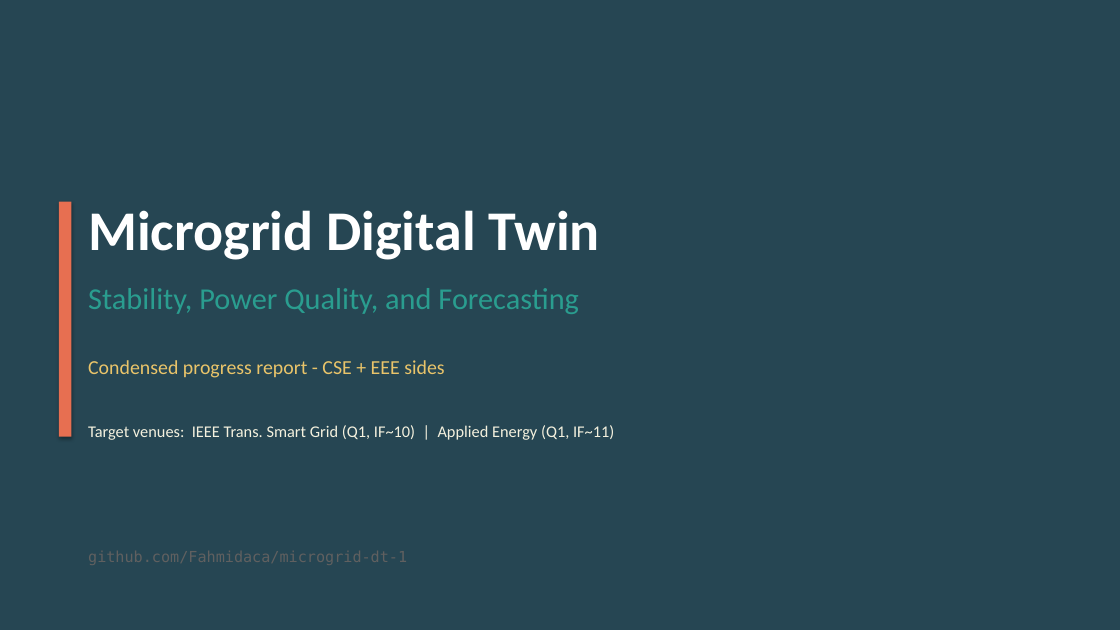
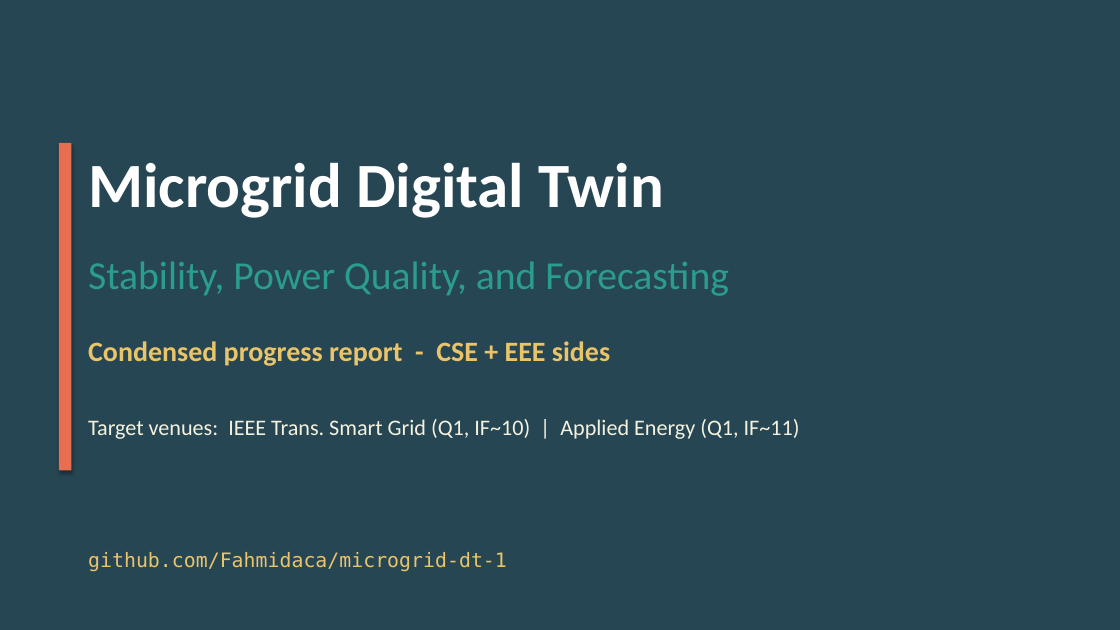
Before and after one commit to Fahmidaca/microgrid-dt, a slide deck: slide 1 of presentation/microgrid_paper_progress_short.pptx. Drawn at 1120x630 pixels with LibreOffice and Linux fonts; fonts in the diff are those of the drawing. Boxes give left, top, right and bottom in pixels: in the first picture for what was removed or moved away, otherwise in the second. Text is boxed around its words. In the diff, an @@ line names an element or a change of style, - is before the commit and + after.

```diff
--- a/presentation/microgrid_paper_progress_short.pptx
+++ b/presentation/microgrid_paper_progress_short.pptx
@@ rectangle: place and size @@
-rectangle at bbox=[59, 202, 71, 437]
+rectangle at bbox=[59, 143, 71, 471]
@@ text "Microgrid Digital Twin": place and size @@
-text "Microgrid Digital Twin" at bbox=[88, 210, 600, 260]
+text "Microgrid Digital Twin" at bbox=[88, 162, 663, 218]
@@ text "Microgrid Digital Twin" at bbox=[88, 162, 663, 218]: size 48 to 54 pt @@
@@ text "Stability, Power Quality, and Forecasting": place and size @@
-text "Stability, Power Quality, and Forecasting" at bbox=[88, 288, 579, 314]
+text "Stability, Power Quality, and Forecasting" at bbox=[88, 261, 728, 296]
@@ text "Stability, Power Quality, and Forecasting" at bbox=[88, 261, 728, 296]: size 26 to 34 pt @@
@@ text "Condensed progress report - CSE ...": place and size @@
-text "Condensed progress report - CSE ..." at bbox=[88, 360, 444, 378]
+text "Condensed progress report - CSE ..." at bbox=[88, 341, 610, 366]
@@ text "Condensed progress report - CSE ..." at bbox=[88, 341, 610, 366]: size 17 to 24 pt, bold on @@
@@ text "Target venues: IEEE Trans. Smart ..." at bbox=[88, 419, 800, 439]: size 14 to 19 pt @@
@@ text added at bbox=[88, 552, 507, 572], 17 pt, text #E9C46A @@
+github.com/Fahmidaca/microgrid-dt-1
```
Also in this commit, not shown: 3 other files.
